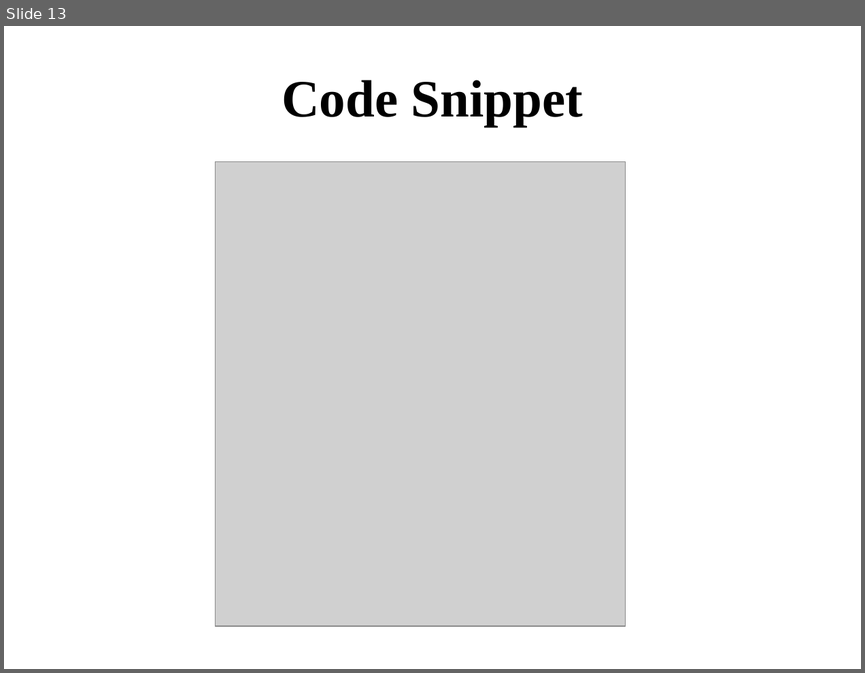
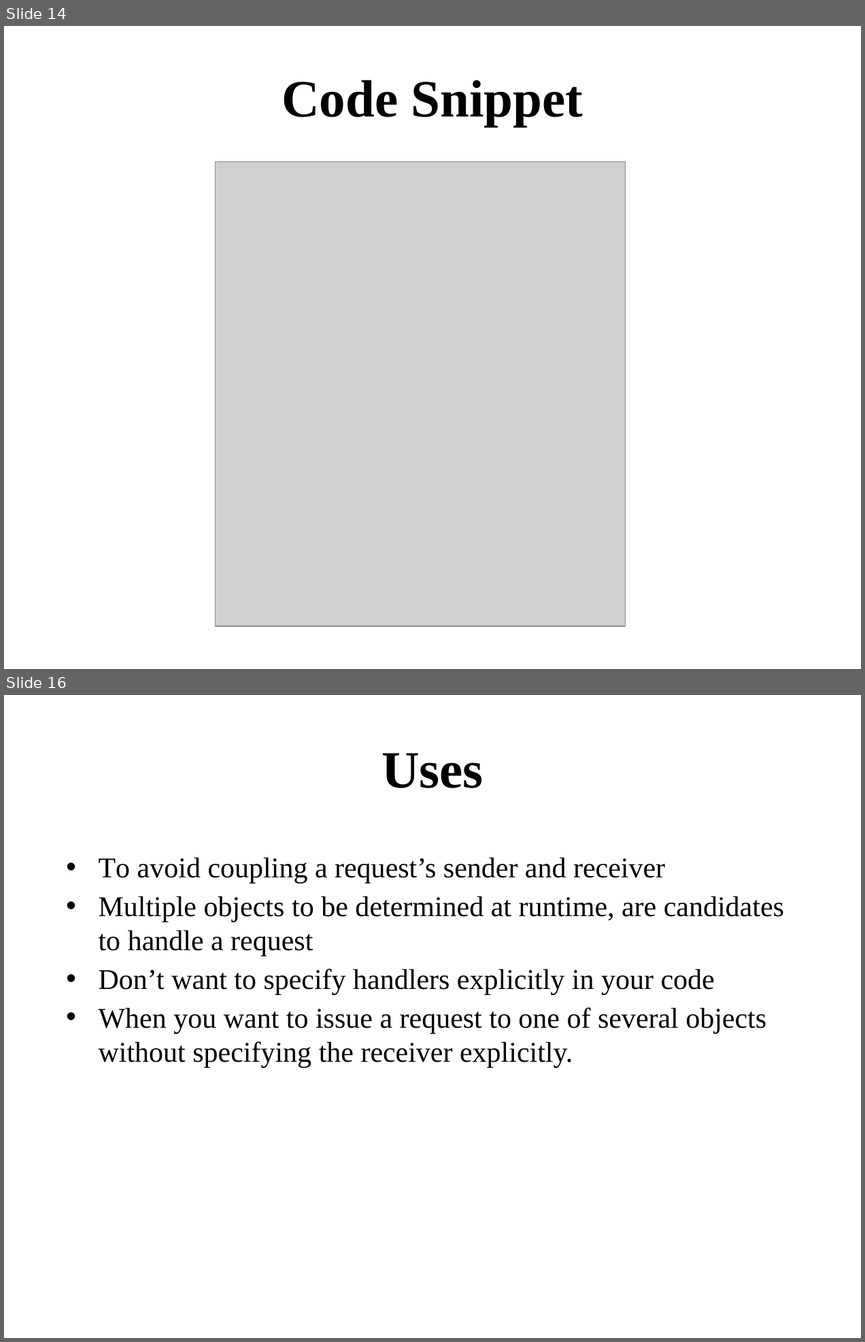
Before and after one commit to KuntanSutar/Swabhav-Techlabs, a slide deck: Presentation/Kuntan Sutar - Chain of Responsibility Pattern.pptx. Shown one above the other, each under a label of ours: slide 13 before the commit, slides 14 and 16 after it; the slides between them are not shown. The pictures are 865x673 and 865x1342 pixels, drawn with LibreOffice and Linux fonts; fonts in the diff are those of the drawing; grey boxes stand for pictures. Boxes give left, top, right and bottom in pixels: in the first picture for what was removed or moved away, otherwise in the second. Text is boxed around its words. In the diff, an @@ line names an element or a change of style, - is before the commit and + after.

```diff
--- a/Presentation/Kuntan Sutar - Chain of Responsibility Pattern.pptx
+++ b/Presentation/Kuntan Sutar - Chain of Responsibility Pattern.pptx
@@ slide 16 added at box(4, 695, 861, 1338), background #FFFFFF @@
@@ title added at box(381, 753, 483, 788), 44 pt, text #000000, bold @@
+Uses
@@ text added at box(99, 858, 784, 1068), 24 pt, text #000000 @@
+• To avoid coupling a request’s sender and receiver
+• Multiple objects to be determined at runtime, are candidates to handle a request
+• Don’t want to specify handlers explicitly in your code
+• When you want to issue a request to one of several objects without specifying the receiver explicitly.
@@ what was slide 13 is now slide 14 @@
```
Also in this commit, not shown: 5 slides changed, 2 other slides added, 3 slides removed, 34 other files.
